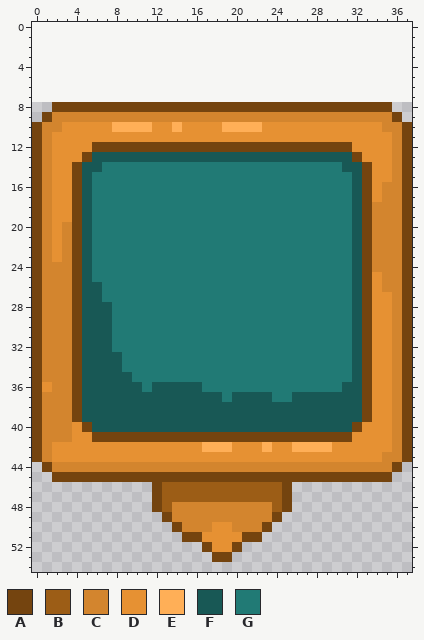
One commit to this pixel-art file: Assets/Art/Aseprite/interact.aseprite. Above is the file before it was changed.
38x47 pixels, 1 frame. Colours within 5 levels of each other are drawn and written as one. The old version is drawn lined up with the new one, on the new canvas.
Palette (. is transparent): A #74440f  B #9c5d16  C #d3852e  D #e69133  E #ffaf57  F #185855  G #217a75
After the commit:
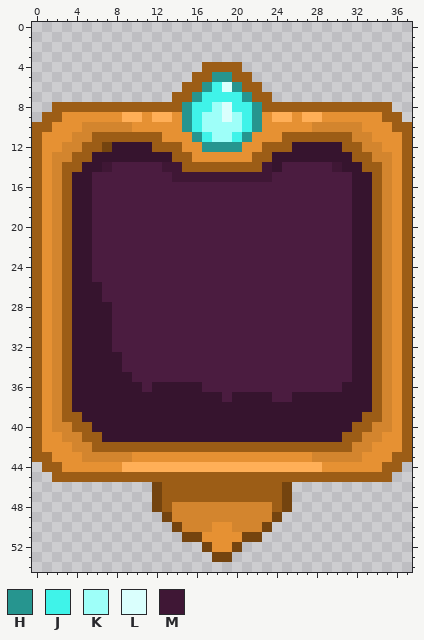
Colours new in this view: H #26958f  J #3ff3e9  K #9efff9  L #dafffd  M #3f1735
The edit:
canvas 38x47 -> 38x55, the old top-left corner now at 0,8
colour F: #185855 -> #36142e
colour G: #217a75 -> #4b1c40
Changed rows in their new state; - is a pixel that keeps its letter.
first column x 0:
 4 -----------------BBBB-----------------
 5 ----------------BBHHBB----------------
 6 ---------------BBHJLHBB---------------
 7 --------------BBHJJJJHBB--------------
 8 --BBBBBBBBBBBBBHJJKLJJHBBBBBBBBBBBBB--
 9 -BBDDDDDDEEDEEDHJKKLKJHDEEDEEDDDDDDBB-
10 BBD--CCCCCDD--DHJKKKKJH-----CCCCC--DBB
11 BD--CCBBBBBBB---HJKKJH---BBBBBBBCC--DB
12 BD-CCBB-FFFFBBBDDHHHHDDBBBFFFFFBBCC-DB
13 BDCCBB--------BBDDDDDDBB--------BBCCDB
14 BDCBB--M-----MMBBBBBBBBMF-----M--BBCDB
15 BDCBF---------MMMMMMMMMM---------FBCDB
16 BDCBF----------------------------FB-DB
17 BDCBF----------------------------FB-DB
18 BDCBF----------------------------FB-DB
19 BDCBF----------------------------FB-DB
20 BDCBF----------------------------FB-DB
21 BDCBF----------------------------FB-DB
22 BDCBF----------------------------FB-DB
23 BDCBF----------------------------FB-DB
24 BD-BF----------------------------FB-DB
25 BD-BF----------------------------FB-DB
26 BD-BF----------------------------FB-DB
27 BD-BF----------------------------FBCDB
28 BD-BF----------------------------FBCDB
29 BD-BF----------------------------FBCDB
30 BD-BF----------------------------FBCDB
31 BD-BF----------------------------FBCDB
32 BD-BF----------------------------FBCDB
33 BD-BF----------------------------FBCDB
34 BD-BF----------------------------FBCDB
35 BD-BF----------------------------FBCDB
36 B--BF----------------------------FBCDB
37 BD-BF----------------------------FBCDB
38 BD-BF----------------------------FBCDB
39 BD-BB----------------------------BBCDB
40 BD--BB--------------------------BBCCDB
41 BDD-CBBFFFFFFFFFFFFFFFFFFFFFFFFBBCC-DB
42 BD--CCBBBBBBBBBBBBBBBBBBBBBBBBBBCC--DB
43 BB---CCCCC------------------CCCCC--DBB
44 -BBDDDDDDEEEEEEEEEEEEEEEEEEEEDDDDDDBB-
45 --BBBBBBBBBBBBBBBBBBBBBBBBBBBBBBBBBB--
